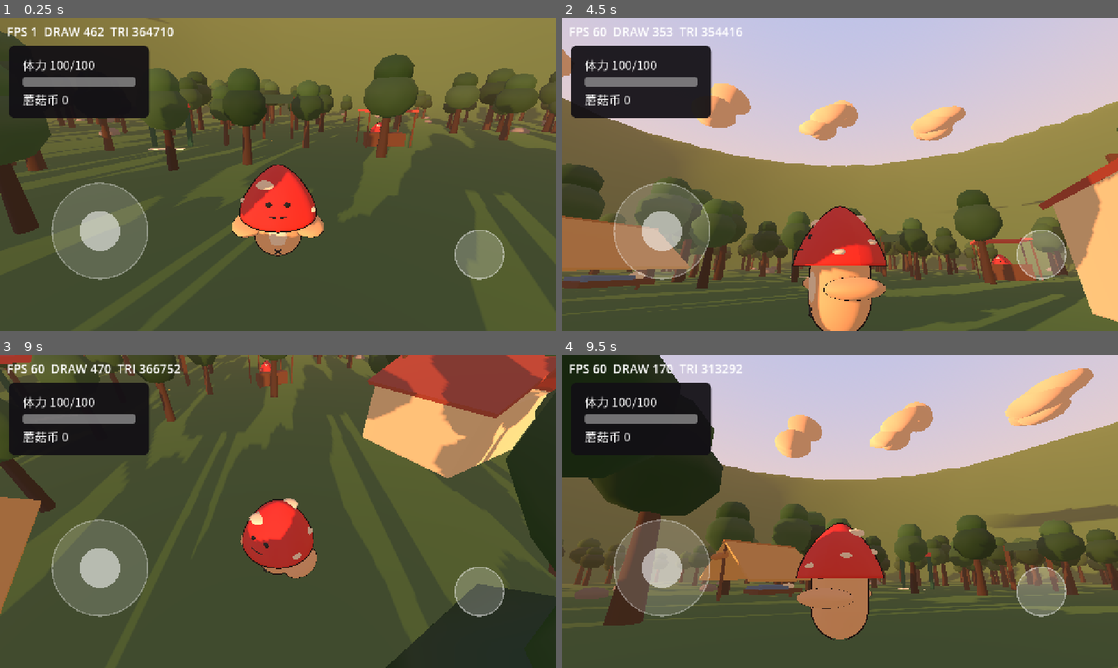
Above: before the commit, frames 1-4 (two rows, left to right).
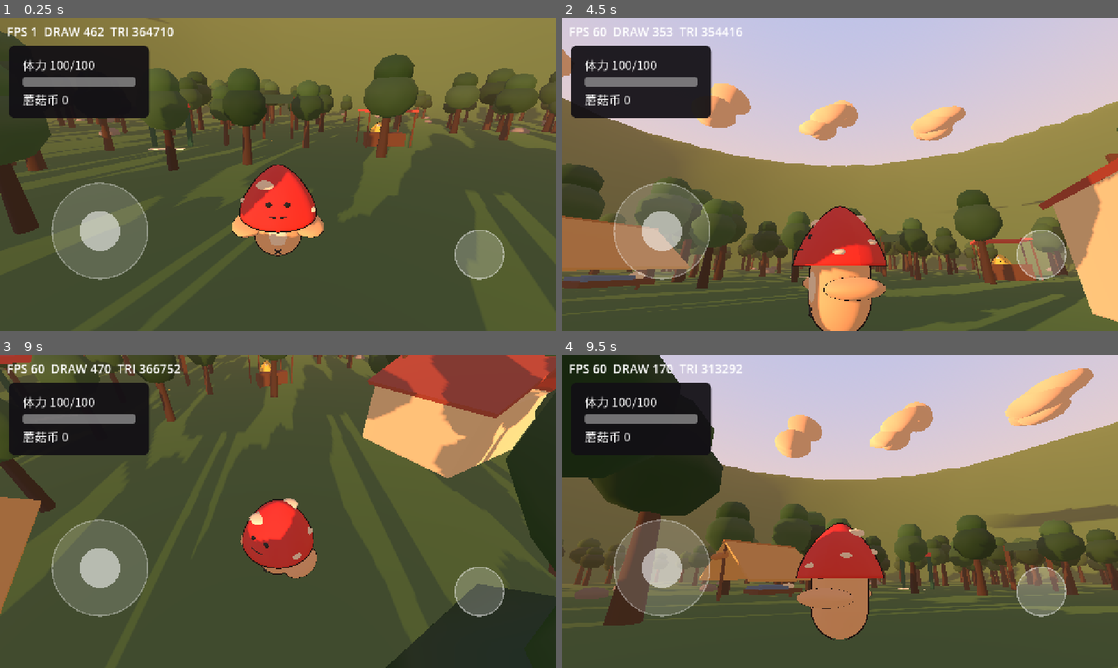
Above: after the commit, the same moments.

Repository: tuzkimo/fungi-party
Game: Godot game, scene res://game/main.tscn
The game is run twice, just before and just after one commit, with the same random seed, the same clock (stepped at 60 frames per second) and the same inputs.
Inputs (mouse positions are in pixels of both pictures, inside the frame that each line leads up to):
- Up to frame 1 (0.25 s): no input
- Up to frame 2 (4.5 s): move the mouse to (962, 158) at 0.52 s; hold D (move_right) 0.53-1.25 s; hold Ctrl (orbit) 0.53-1.25 s; click (962, 158) at 0.67 s; tap Space (jump) at 0.77, 3.5, 3.77 s; drag from (728, 190) to (812, 237) at 1.27 s; tap Enter at 2 s; move the mouse to (895, 105) at 2.02 s; hold D (move_right) 2.03-2.75 s; hold Ctrl (orbit) 2.03-2.75 s; drag from (812, 237) to (673, 127) at 2.77 s; move the mouse to (1006, 221) at 3.52 s; hold A (move_left) 3.53-4.25 s; hold Ctrl (orbit) 3.53-4.25 s; drag from (673, 127) to (756, 96) at 4.27 s
- Up to frame 3 (9 s): tap Enter at 5, 8 s; move the mouse to (305, 511) at 5.02 s; hold S (move_back) 5.03-5.75 s; hold Ctrl (orbit) 5.03-5.75 s; click (305, 511) at 5.17 s; drag from (194, 433) to (166, 527) at 5.77 s; tap Space (jump) at 6.5, 6.77 s; move the mouse to (400, 495) at 6.52 s; hold W (move_forward) 6.53-7.25 s; hold Ctrl (orbit) 6.53-7.25 s; drag from (166, 527) to (250, 574) at 7.27 s; move the mouse to (333, 442) at 8.02 s; hold S (move_back) 8.03-8.75 s; hold Ctrl (orbit) 8.03-8.75 s; drag from (250, 574) to (111, 464) at 8.77 s
- Up to frame 4 (9.5 s): no input

The runs differ from the first frame. In frame 1, less than 0.1% of the frame differs, in the area x 66-69%, y 33-37%; in frame 2, less than 0.1%, in the area x 77-81%, y 75-79%; in frame 3, less than 0.1%; in frame 4, nothing differs.

Commit message:
修复三个问题：剑握在手上、NPC 颜色被抹成红色、教室老师换成猫头鹰
- 剑的锚点交给体型自己给（_sword_anchor）：红蘑菇仍在手边那点，海鲜菇改到右手棍子的末端；
  以前所有零件都按红帽的绝对坐标缩放，海鲜菇的手臂比帽子长得多，剑就卡在手臂中间
- 换体型的 apply_defaults 只改尺寸，配色拆到 apply_look_defaults（只有 use_skin(null) 调）：
  NPC 都是「先 tint_cap = 颜色 再 add_child」，build 里第一次 use_body 会把颜色抹成默认红
- 教室的老师从放大 1.5 倍的蘑菇换成猫头鹰：模型抽成 owl_model.gd，喂食小游戏树上那只和老师共用，
  老师站在讲台墩子上、深灰羽毛放大 2.2 倍，视线锥和转头逻辑不变
- 补测试：预置颜色能活过第一次 build（先把 bug 塞回去验过它会红）、老师是猫头鹰、
  猫头鹰节点齐 + bottom() 对得上最低点、剑离手的距离（海鲜菇 0.12 以内）

Diff:
--- a/game/minigame/owl_arena.gd
+++ b/game/minigame/owl_arena.gd
@@ -96,49 +96,15 @@
 	branch.rotation_degrees = Vector3(90.0, 0.0, 0.0)
 
 
-## 猫头鹰朝 +Z（正对镜头），玩家看得见它的脸。
+## 猫头鹰朝 +Z（正对镜头），玩家看得见它的脸。模型在 owl_model.gd，教室的老师也用它。
 func _build_owl() -> void:
-	var owl := Node3D.new()
+	var owl := OwlModel.new()
 	owl.name = "Owl"
 	owl.position = Vector3(0.0, OWL_Y, OWL_Z)
 	owl.scale = Vector3.ONE * OWL_SCALE
+	owl.body_color = BODY_COLOR
 	add_child(owl)
-
-	var body := SphereMesh.new()
-	body.radius = 0.34
-	body.height = 0.62
-	body.radial_segments = 14
-	body.rings = 7
-	_attach(owl, "Body", body, Vector3.ZERO, _solid(BODY_COLOR, 0.9))
-
-	var eye := SphereMesh.new()
-	eye.radius = 0.13
-	eye.height = 0.26
-	eye.radial_segments = 10
-	eye.rings = 5
-	var pupil := SphereMesh.new()
-	pupil.radius = 0.07
-	pupil.height = 0.14
-	pupil.radial_segments = 8
-	pupil.rings = 4
-	var white := _solid(Color.WHITE, 0.6)
-	var black := _solid(Color(0.08, 0.06, 0.06), 0.5)
-	for side in [-1.0, 1.0]:
-		_attach(owl, "Eye", eye, Vector3(0.15 * side, 0.10, 0.27), white)
-		_attach(owl, "Pupil", pupil, Vector3(0.15 * side, 0.10, 0.36), black)
-
-	var beak := CylinderMesh.new()
-	beak.top_radius = 0.0
-	beak.bottom_radius = 0.07
-	beak.height = 0.16
-	beak.radial_segments = 8
-	var beak_mat := _solid(BEAK_COLOR, 0.7)
-	var beak_node := _attach(owl, "Beak", beak, Vector3(0.0, -0.02, 0.34), beak_mat)
-	beak_node.rotation_degrees = Vector3(90.0, 0.0, 0.0)
-
-	for side in [-1.0, 1.0]:
-		var ear := _attach(owl, "Ear", beak, Vector3(0.19 * side, 0.30, 0.02), _solid(BODY_COLOR, 0.9))
-		ear.rotation_degrees = Vector3(0.0, 0.0, -22.0 * side)
+	owl.build()
 
 
 func _place(
--- /dev/null
+++ b/game/minigame/owl_model.gd
@@ -0,0 +1,97 @@
+class_name OwlModel
+extends Node3D
+
+## 一只蹲着的猫头鹰：身体 + 两只大眼睛 + 喙 + 耳羽 + 翅膀 + 两只小脚。
+## 喂食小游戏里树杈上那只和教室里的老师共用；老师只是放大一号、换身羽毛。
+## 原点在身体中心，脚底在 bottom()，摆到地面上自己加这个偏移。
+
+const BODY_RADIUS := 0.34
+const BODY_HEIGHT := 0.62
+const FEET_BELOW := 0.08
+const EYE_WHITE := Color.WHITE
+const EYE_BLACK := Color(0.08, 0.06, 0.06)
+const CLAW_COLOR := Color(0.96, 0.62, 0.22)
+
+## 羽毛和喙的颜色。老师是深灰的（要有点吓人），树上那只是暖棕色。
+var body_color := Color(0.55, 0.47, 0.40)
+var beak_color := Color(0.96, 0.62, 0.22)
+## 肚皮比羽毛亮一点，不然整只鸟一团糊
+var belly_color := Color(0.72, 0.65, 0.56)
+
+
+## 脚底离原点多远：要站在地上就 position.y = -bottom() * scale.y
+func bottom() -> float:
+	return -BODY_HEIGHT * 0.5 - FEET_BELOW
+
+
+func build() -> void:
+	var body := _sphere(14, 7)
+	_attach("Body", body, Vector3.ZERO, _solid(body_color, 0.9), Vector3(BODY_RADIUS, BODY_HEIGHT * 0.5, BODY_RADIUS))
+	# 肚皮：正面偏下的浅色块，让身子有前后
+	_attach(
+		"Belly", _sphere(12, 6), Vector3(0.0, -0.06, 0.18),
+		_solid(belly_color, 0.95), Vector3(0.24, 0.24, 0.12),
+	)
+
+	# 翅膀：两片压在身侧的扁球
+	for side in [-1.0, 1.0]:
+		var wing := _attach(
+			"Wing", _sphere(10, 6), Vector3(0.30 * side, -0.02, 0.0),
+			_solid(body_color.darkened(0.12), 0.95), Vector3(0.10, 0.26, 0.20),
+		)
+		wing.rotation_degrees.z = -10.0 * side
+
+	var eye := _sphere(10, 5)
+	var pupil := _sphere(8, 4)
+	for side in [-1.0, 1.0]:
+		_attach("Eye", eye, Vector3(0.15 * side, 0.10, 0.27), _solid(EYE_WHITE, 0.6), Vector3.ONE * 0.13)
+		_attach("Pupil", pupil, Vector3(0.15 * side, 0.10, 0.36), _solid(EYE_BLACK, 0.5), Vector3.ONE * 0.07)
+
+	var beak := CylinderMesh.new()
+	beak.top_radius = 0.0
+	beak.bottom_radius = 0.07
+	beak.height = 0.16
+	beak.radial_segments = 8
+	var beak_node := _attach("Beak", beak, Vector3(0.0, -0.02, 0.34), _solid(beak_color, 0.7), Vector3.ONE)
+	beak_node.rotation_degrees = Vector3(90.0, 0.0, 0.0)
+
+	# 耳羽：两根斜着的小尖锥，猫头鹰一眼认出来靠它
+	for side in [-1.0, 1.0]:
+		var ear := _attach("Ear", beak, Vector3(0.19 * side, 0.30, 0.02), _solid(body_color, 0.9), Vector3.ONE)
+		ear.rotation_degrees = Vector3(0.0, 0.0, -22.0 * side)
+
+	# 小脚：两只橙色爪子，站在地上/枝上时看得见
+	for side in [-1.0, 1.0]:
+		_attach(
+			"Foot", _sphere(8, 4), Vector3(0.11 * side, -BODY_HEIGHT * 0.5 - 0.03, 0.08),
+			_solid(CLAW_COLOR, 0.8), Vector3(0.09, 0.05, 0.12),
+		)
+
+
+func _attach(
+	node_name: String, mesh: Mesh, pos: Vector3, mat: Material, scl: Vector3
+) -> MeshInstance3D:
+	var node := MeshInstance3D.new()
+	node.name = node_name
+	node.mesh = mesh
+	node.position = pos
+	node.scale = scl
+	node.material_override = mat
+	add_child(node)
+	return node
+
+
+func _sphere(radial: int, rings: int) -> SphereMesh:
+	var mesh := SphereMesh.new()
+	mesh.radius = 1.0
+	mesh.height = 2.0
+	mesh.radial_segments = radial
+	mesh.rings = rings
+	return mesh
+
+
+func _solid(color: Color, roughness: float) -> StandardMaterial3D:
+	var mat := StandardMaterial3D.new()
+	mat.albedo_color = color
+	mat.roughness = roughness
+	return mat
--- a/game/minigame/teacher.gd
+++ b/game/minigame/teacher.gd
@@ -1,11 +1,15 @@
 class_name Teacher
 extends Node3D
 
-## 老师：一朵放大 1.5 倍的蘑菇 + 地面扇形视线锥。
+## 老师：一只站在讲台墩子上的猫头鹰 + 地面扇形视线锥。
 ## 只读 Gaze 的 phase/target/alpha，转头在预警那 0.3 秒内转到位。
 
 const YAW_SPEED := 12.0
-const BODY_SCALE := 1.5
+## 猫头鹰本体只有 0.62 高，放大到比坐着的学生高一点才像个老师
+const OWL_SCALE := 2.2
+const PERCH_SIZE := Vector3(1.1, 0.45, 1.1)
+const FEATHER_COLOR := Color(0.34, 0.32, 0.36)
+const PERCH_COLOR := Color(0.45, 0.31, 0.19)
 const WARN_COLOR := Color(1.0, 0.85, 0.3)
 const WATCH_COLOR := Color(1.0, 0.25, 0.2)
 
@@ -14,12 +18,26 @@
 
 
 func _ready() -> void:
-	var body := MushroomMesh.new()
-	body.name = "TeacherBody"
-	body.tint_cap = Color(0.34, 0.32, 0.36)
-	body.tint_body = Color(0.58, 0.55, 0.52)
-	body.scale = Vector3.ONE * BODY_SCALE
-	add_child(body)
+	var perch := MeshInstance3D.new()
+	perch.name = "Perch"
+	var block := BoxMesh.new()
+	block.size = PERCH_SIZE
+	perch.mesh = block
+	var wood := StandardMaterial3D.new()
+	wood.albedo_color = PERCH_COLOR
+	wood.roughness = 0.95
+	perch.material_override = wood
+	perch.position.y = PERCH_SIZE.y * 0.5
+	add_child(perch)
+
+	var owl := OwlModel.new()
+	owl.name = "TeacherOwl"
+	owl.body_color = FEATHER_COLOR
+	owl.belly_color = FEATHER_COLOR.lightened(0.22)
+	owl.scale = Vector3.ONE * OWL_SCALE
+	owl.position.y = PERCH_SIZE.y - owl.bottom() * OWL_SCALE
+	add_child(owl)
+	owl.build()
 	_build_cone()
 
 
--- a/game/player/body/body_red.gd
+++ b/game/player/body/body_red.gd
@@ -14,7 +14,6 @@
 
 
 func apply_defaults(to: MushroomMesh) -> void:
-	super.apply_defaults(to)
 	to.body_height = 1.40
 	to.cap_radius = 0.70
 	to.cap_height = 0.46
--- a/game/player/body/body_seafood.gd
+++ b/game/player/body/body_seafood.gd
@@ -16,15 +16,23 @@
 
 
 func apply_defaults(to: MushroomMesh) -> void:
-	super.apply_defaults(to)
 	to.body_height = 1.90     # 脚底到帽底；帽尖 = 1.90 - 0.05 + 0.25 = 2.10
 	to.cap_radius = 0.44
 	to.cap_height = 0.25
 	to.cap_sharpness = 1.75   # 比红帽更扁的圆顶
-	# 设计图上的颜色：浅棕帽、更浅的杆，帽上本来没斑点
+
+
+## 设计图上的颜色：浅棕帽、更浅的杆，帽上本来没斑点。
+func apply_look_defaults(to: MushroomMesh) -> void:
+	super.apply_look_defaults(to)
 	to.tint_cap = Color(0.855, 0.675, 0.549)
 	to.tint_body = Color(0.945, 0.878, 0.831)
 	to.spot_count = 0
+
+
+## 剑握在右手那根棍子的末端，不是帽沿下面。
+func _sword_anchor() -> Vector3:
+	return Vector3(0.55, 1.30, 0.06)
 
 
 ## 小帽子上脸要挤紧一点，不然两只眼就到帽沿外面去了。
--- a/game/player/body/mushroom_body.gd
+++ b/game/player/body/mushroom_body.gd
@@ -28,9 +28,14 @@
 var host: MushroomMesh
 
 
-## 体型的默认外观。调用 use_body() 时先全部回到「没穿皮肤」的样子，子类只改自己那部分。
-## 注意：use_body() 会调这个，所以它会把之前 use_skin() 的覆盖抹掉。
-func apply_defaults(to: MushroomMesh) -> void:
+## 体型的默认尺寸。use_body() 调它：换体型时身高帽径要跟着换，但配色不动——
+## NPC 都是「先 tint_cap = 颜色 再 add_child」，在这里抹一次就全变红蘑菇了。
+func apply_defaults(_to: MushroomMesh) -> void:
+	pass
+
+
+## 体型的默认配色/斑点/零件（= 没穿皮肤时长什么样）。只有 use_skin(null) 调它。
+func apply_look_defaults(to: MushroomMesh) -> void:
 	var s := MushroomMesh.default_skin()
 	to.tint_cap = s.tint_cap
 	to.tint_body = s.tint_body
@@ -244,10 +249,11 @@
 	var offset := _accessory_offset()
 	match part:
 		"sword":
-			# 剑搁在右手边往斜上方挑：帽子底下半径 0.9，竖直放会整根埋进去
+			# 剑握在右手上往斜上方挑：锚点由体型给（红蘑菇是手边、海鲜菇是棍子的末端）
 			var tilt := Vector3(0.0, 0.0, SWORD_TILT)
 			var axis := Vector2(sin(deg_to_rad(-SWORD_TILT)), cos(deg_to_rad(-SWORD_TILT)))
-			var guard_pos := Vector2(0.76, 0.82)
+			var anchor := _sword_anchor()
+			var guard_pos := Vector2(anchor.x, anchor.y)
 
 			# 剑身：四棱锥，底宽顶尖收成一点；压扁 z 做出刃口
 			var blade := CylinderMesh.new()
@@ -255,11 +261,11 @@
 			blade.bottom_radius = 0.085 * k
 			blade.height = 0.60 * k
 			blade.radial_segments = 4
-			var blade_pos := guard_pos + axis * (0.04 + 0.30)
+			var blade_pos := guard_pos + axis * (0.04 + 0.30) * k
 			for mat in [mat_steel, _outline()]:
 				var node := _add_part(
 					"SwordBlade" if mat == mat_steel else "SwordBladeOutline",
-					blade, mat, _sword_pos(blade_pos) + offset,
+					blade, mat, _sword(blade_pos, anchor) + offset,
 					Vector3(1.0, 1.0, 0.45),
 				)
 				node.rotation_degrees = tilt
@@ -268,7 +274,7 @@
 			var guard := BoxMesh.new()
 			guard.size = Vector3(0.34, 0.055, 0.085) * k
 			var guard_node := _add_part(
-				"SwordGuard", guard, mat_steel, _sword_pos(guard_pos) + offset, Vector3.ONE,
+				"SwordGuard", guard, mat_steel, _sword(guard_pos, anchor) + offset, Vector3.ONE,
 			)
 			guard_node.rotation_degrees = tilt
 
@@ -278,16 +284,16 @@
 			grip.bottom_radius = 0.032 * k
 			grip.height = 0.18 * k
 			grip.radial_segments = 8
-			var grip_pos := guard_pos - axis * 0.10
+			var grip_pos := guard_pos - axis * 0.10 * k
 			var grip_node := _add_part(
-				"SwordGrip", grip, mat_dark, _sword_pos(grip_pos) + offset, Vector3.ONE,
+				"SwordGrip", grip, mat_dark, _sword(grip_pos, anchor) + offset, Vector3.ONE,
 			)
 			grip_node.rotation_degrees = tilt
 
 			var pommel := _sphere(10, 6)
-			var pommel_pos := guard_pos - axis * 0.19
+			var pommel_pos := guard_pos - axis * 0.19 * k
 			_add_part(
-				"SwordPommel", pommel, mat_steel, _sword_pos(pommel_pos) + offset,
+				"SwordPommel", pommel, mat_steel, _sword(pommel_pos, anchor) + offset,
 				Vector3.ONE * 0.055 * k,
 			)
 		"cape":
@@ -348,10 +354,14 @@
 			push_warning("未知零件：%s" % part)
 
 
-## 剑是挂在身上的（不跟帽子倾斜），坐标按「帽底 + 相对帽底的偏移」换算。
-func _sword_pos(p: Vector2) -> Vector3:
-	var k := host.cap_radius / PARTS_BASE_CAP_RADIUS
-	return Vector3(p.x * k, cap_base() + (p.y - PARTS_BASE_CAP_BASE) * k, 0.06 * k)
+## 剑挂在右手上（不跟帽子倾斜）。锚点由体型给世界坐标，剑身沿轴长出去。
+func _sword(p: Vector2, anchor: Vector3) -> Vector3:
+	return Vector3(p.x, p.y, anchor.z)
+
+
+## 剑的把手位置（世界坐标）。默认是红蘑菇手边那点，子类按自己的手改。
+func _sword_anchor() -> Vector3:
+	return Vector3(0.76, 0.82, 0.06)
 
 
 ## 背后一片弧面：从帽底挂下来，横向跟帽子走、纵向跟身体走。
--- a/game/player/mushroom_mesh.gd
+++ b/game/player/mushroom_mesh.gd
@@ -62,6 +62,7 @@
 	if skin == null:
 		# 没穿皮肤 = 这个角色本来的样子，不是「红蘑菇的配色」
 		_body.apply_defaults(self)
+		_body.apply_look_defaults(self)
 		return
 	tint_cap = skin.tint_cap
 	tint_body = skin.tint_body
--- a/tests/test_mushroom_mesh.gd
+++ b/tests/test_mushroom_mesh.gd
@@ -238,3 +238,19 @@
 			check(child.get_parent() == pivot, "%s 挂在 pivot 下" % child.name)
 			break
 	m.free()
+
+
+## NPC（教室座位、赛跑人机、摊位老板、传炸弹的对手）都是「先 tint_cap = 颜色 再 add_child」，
+## 而 add_child 会走到 build() 里第一次 use_body()。那条路不能把预置的颜色抹成默认红。
+func test_preset_tint_survives_first_build() -> void:
+	var m := MushroomMesh.new()
+	m.tint_cap = Color(0.35, 0.78, 0.80)
+	m.tint_body = Color(0.95, 0.80, 0.30)
+	m.build()
+	check_eq(m.tint_cap, Color(0.35, 0.78, 0.80), "预置的帽色不被 build 抹掉")
+	check_eq(m.tint_body, Color(0.95, 0.80, 0.30), "预置的身色也不被抹掉")
+	var body := _node(m, "Body") as MeshInstance3D
+	check(body != null, "有身体")
+	if body != null:
+		check_eq(body.material_override.albedo_color, Color(0.95, 0.80, 0.30), "身体真的用上了预置的颜色")
+	m.free()
--- /dev/null
+++ b/tests/test_owl_model.gd
@@ -0,0 +1,43 @@
+extends "res://tests/test_base.gd"
+
+## 猫头鹰模型：喂食小游戏树上那只和教室里的老师共用同一份。
+
+
+func _node(n: Node, part_name: String) -> Node:
+	return n.find_child(part_name, true, false)
+
+
+func test_owl_has_its_parts() -> void:
+	var owl := OwlModel.new()
+	owl.build()
+	for part_name in ["Body", "Belly", "Eye", "Pupil", "Beak", "Ear", "Wing", "Foot"]:
+		check(_node(owl, part_name) != null, "%s 在" % part_name)
+	check(owl.get_child_count() >= 10, "眼睛翅膀都是成对的（实得 %d）" % owl.get_child_count())
+	owl.free()
+
+
+## 脚底要落在 bottom() 上，否则摆到地上会浮着或者陷进地里。
+func test_bottom_matches_the_lowest_part() -> void:
+	var owl := OwlModel.new()
+	owl.build()
+	var lowest := 99.0
+	for child in owl.get_children():
+		var node := child as MeshInstance3D
+		var aabb := node.mesh.get_aabb()
+		lowest = minf(lowest, (node.transform * aabb.position).y)
+		lowest = minf(lowest, (node.transform * Vector3(aabb.position.x, aabb.end.y, aabb.position.z)).y)
+	check(absf(lowest - owl.bottom()) < 0.05, "bottom() 对得上最低点（%.3f vs %.3f）" % [owl.bottom(), lowest])
+	for child in owl.get_children():
+		(child as MeshInstance3D).free()
+	owl.free()
+
+
+## 教室的老师必须是猫头鹰，不是一朵放大的蘑菇。
+func test_teacher_is_an_owl() -> void:
+	var teacher := Teacher.new()
+	teacher._ready()
+	var owl := _node(teacher, "TeacherOwl")
+	check(owl is OwlModel, "老师是猫头鹰")
+	check(_node(teacher, "TeacherBody") == null, "老师不再是蘑菇")
+	check(_node(teacher, "GazeCone") != null, "视线锥还在")
+	teacher.free()
--- a/tests/test_skin_on_bodies.gd
+++ b/tests/test_skin_on_bodies.gd
@@ -29,38 +29,47 @@
 			m.free()
 
 
-## 零件尺寸跟着帽子走：剑的护手横向偏移、角盔、花在两个体型上
-## 除以 cap_radius 之后必须是同一个数。写死绝对值的那次改动会让这条红。
-func test_part_geometry_scales_with_cap_radius() -> void:
-	var samples := {}
+## 角盔、花这类「长在帽子上的零件」尺寸跟着帽子走：除以 cap_radius 之后两头是同一个数。
+func test_head_part_sizes_scale_with_cap_radius() -> void:
+	var ratios := {}
 	for body_id in BODIES:
 		var m := _build(body_id, "hero")
-		var k := m.cap_radius
-		var guard := _node(m, "SwordGuard") as MeshInstance3D
 		var dome := _node(m, "HelmetDome") as MeshInstance3D
-		var pommel := _node(m, "SwordPommel") as MeshInstance3D
-		check(guard != null and dome != null and pommel != null, "%s 有剑和角盔" % body_id)
-		if guard == null or dome == null or pommel == null:
+		check(dome != null, "%s 有角盔" % body_id)
+		if dome == null:
 			m.free()
 			return
-		samples[body_id] = [
-			guard.position.x / k,
-			dome.scale.x / k,
-			pommel.position.x / k,
-			# 剑护手在帽底下方多少（按 k 缩）
-			(m.cap_base() - guard.position.y) / k,
-		]
+		ratios[body_id] = [dome.scale.x / m.cap_radius, dome.scale.y / m.cap_radius]
 		m.free()
-	var red: Array = samples["red"]
-	var seafood: Array = samples["seafood"]
-	var labels := ["护手横向", "角盔半径", "剑首横向", "护手高度"]
-	for i in red.size():
-		if labels[i] == "护手高度":
-			# 纵向是相对帽底的偏移，符号相反但绝对值要一致
-			check(absf(absf(red[i]) - absf(seafood[i])) < 0.001, "%s 两头一致" % labels[i])
-		else:
-			check(absf(float(red[i]) - float(seafood[i])) < 0.001,
-				"%s 按 cap_radius 等比（红 %.3f / 海鲜 %.3f）" % [labels[i], red[i], seafood[i]])
+	check(absf(float(ratios["red"][0]) - float(ratios["seafood"][0])) < 0.001, "角盔横向按 cap_radius 等比")
+	check(absf(float(ratios["red"][1]) - float(ratios["seafood"][1])) < 0.001, "角盔纵向按 cap_radius 等比")
+
+
+## 手在哪儿：红蘑菇是一坨扁手，海鲜菇是一根棍子，棍子的末端得自己算。
+func _hand_point(m: MushroomMesh) -> Vector3:
+	var hand := _node(m, "HandR") as MeshInstance3D
+	if hand != null:
+		return hand.position
+	var arm := _node(m, "ArmR") as MeshInstance3D
+	if arm == null:
+		return Vector3.INF
+	var capsule := arm.mesh as CapsuleMesh
+	return arm.position + arm.transform.basis.y * (capsule.height * 0.5)
+
+
+## 剑必须握在手上。海鲜菇报过这个 bug：剑挂在帽沿下面，正好落在手臂中间。
+func test_sword_sits_in_the_hand() -> void:
+	for body_id in BODIES:
+		var m := _build(body_id, "hero")
+		var guard := _node(m, "SwordGuard") as MeshInstance3D
+		var hand := _hand_point(m)
+		check(guard != null and hand != Vector3.INF, "%s 有护手也有右手" % body_id)
+		if guard != null and hand != Vector3.INF:
+			var gap := Vector2(guard.position.x - hand.x, guard.position.y - hand.y).length()
+			# 红蘑菇的剑本来就搁在手的上外侧，允许到 0.3；棍子手必须贴住末端
+			var limit: float = 0.12 if body_id == "seafood" else 0.30
+			check(gap < limit, "%s 的剑握在手上（离手 %.3f）" % [body_id, gap])
+		m.free()
 
 
 ## 剑不能埋进帽子：剑身每个采样点都必须离中轴比帽子那一圈更远。
Not shown, added: game/minigame/owl_model.gd.uid
Not shown, added: tests/test_owl_model.gd.uid
